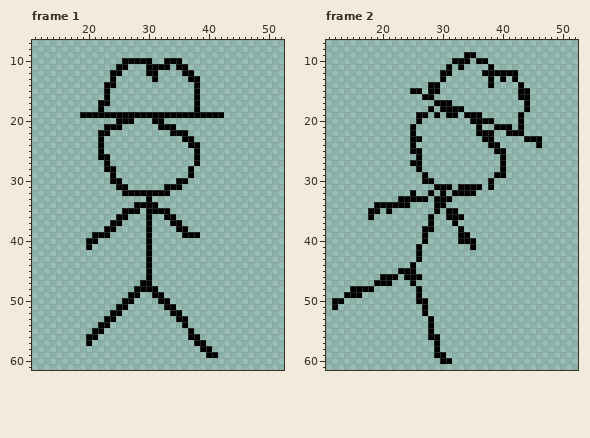
File history of a pixel-art file, ShovelJam/ShovelJam/ASSETS/Ase Files/npc1/npc1_walking.ase. Above is the file before it was changed.
64x64 pixels, 5 frames. Shown: frame 1: x 11..52, y 7..61; frame 2: x 11..52, y 7..61. The commit also changed other frames, which this record leaves out.
The same view after the edit:
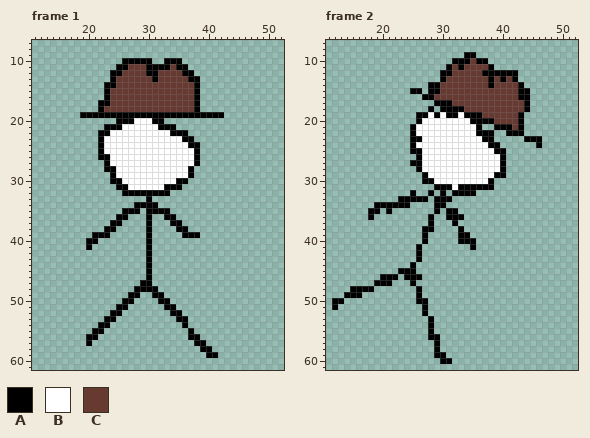
Palette (. is transparent): A #000000  B #ffffff  C #663931
Diff:
--- frame 1, layers "Accessory", "Head"
@@ x 21..39 @@
 10 .....AAAAA..AAA....
-11 ....AA...AAAA.AA...
-12 ...AA....AA....AA..
-13 ...A......A.....AA.
-14 ..AA.............A.
-15 ..A..............A.
-16 ..A..............A.
-17 .AA..............A.
-18 .A...............A.
+11 ....AACCCAAAACAA...
+12 ...AACCCCAACCCCAA..
+13 ...ACCCCCCACCCCCAA.
+14 ..AACCCCCCCCCCCCCA.
+15 ..ACCCCCCCCCCCCCCA.
+16 ..ACCCCCCCCCCCCCCA.
+17 .AACCCCCCCCCCCCCCA.
+18 .ACCCCCCCCCCCCCCCA.
 19 AAAAAAAAAAAAAAAAAAA
-20 ....AAA...AA.......
-21 ..AAA......AAA.....
-22 .AA..........AAA...
-23 .A.............AA..
-24 .A..............AA.
-25 .A...............A.
-26 .AA..............A.
-27 ..A..............A.
-28 ..AA............A..
-29 ...A............A..
-30 ...AA.........AA...
-31 ....AA......AAA....
+20 ....AAABBBAA.......
+21 ..AAABBBBBBAAA.....
+22 .AABBBBBBBBBBAAA...
+23 .ABBBBBBBBBBBBBAA..
+24 .ABBBBBBBBBBBBBBAA.
+25 .ABBBBBBBBBBBBBBBA.
+26 .AABBBBBBBBBBBBBBA.
+27 ..ABBBBBBBBBBBBBBA.
+28 ..AABBBBBBBBBBBBA..
+29 ...ABBBBBBBBBBBBA..
+30 ...AABBBBBBBBBAA...
+31 ....AABBBBBBAAA....
 32 .....AAAAAAAA......
--- frame 2, layers "Accessory", "Head"
@@ x 24..45 @@
  9 ..........AA..........
-10 ........AAA.AA........
-11 .......A.A....A.......
-12 ......AA.....AAAAAA...
-13 ......A.......A.A.A...
-14 ....AA........A....A..
-15 .AA.AA.............AA.
-16 ...AA..............AA.
-17 .....AAA............A.
-18 ....A.AAAA..........A.
-19 ..AA.A.AA.AAA......A..
-20 ..A........AAAA....A..
-21 .A..........A..AAA.A..
-22 .A..........AAA..AAA..
-23 .AA..........AA.....AA
-24 .A............AA......
-25 .AA............AA.....
-26 ..A.............A.....
-27 .AA.............A.....
-28 ..A.............A.....
-29 ...A...........AA.....
-30 ...AA.........A.......
-31 .....AAA.AAAA.A.......
+10 ........AAACAA........
+11 .......ACACCCCA.......
+12 ......AACCCCCAAAAAA...
+13 ......ACCCCCCCACACA...
+14 ....AACCCCCCCCACCCCA..
+15 .AA.AACCCCCCCCCCCCCAA.
+16 ...AACCCCCCCCCCCCCCAA.
+17 .....AAACCCCCCCCCCCCA.
+18 ....A.AAAACCCCCCCCCCA.
+19 ..AABABAABAAACCCCCCA..
+20 ..ABBBBBBBBAAAACCCCA..
+21 .ABBBBBBBBBBA..AAACA..
+22 .ABBBBBBBBBBAAA..AAA..
+23 .AABBBBBBBBBBAA.....AA
+24 .ABBBBBBBBBBBBAA......
+25 .AABBBBBBBBBBBBAA.....
+26 ..ABBBBBBBBBBBBBA.....
+27 .AABBBBBBBBBBBBBA.....
+28 ..ABBBBBBBBBBBBBA.....
+29 ...ABBBBBBBBBBBAA.....
+30 ...AABBBBBBBBBA.......
+31 .....AAABAAAAAA.......
 32 .A..A.A.AAAA..........
Where, in picture pixels (left, top, right, bottom), the same in both pictures:
added: (104, 64, 194, 190)
added: (416, 58, 524, 190)
